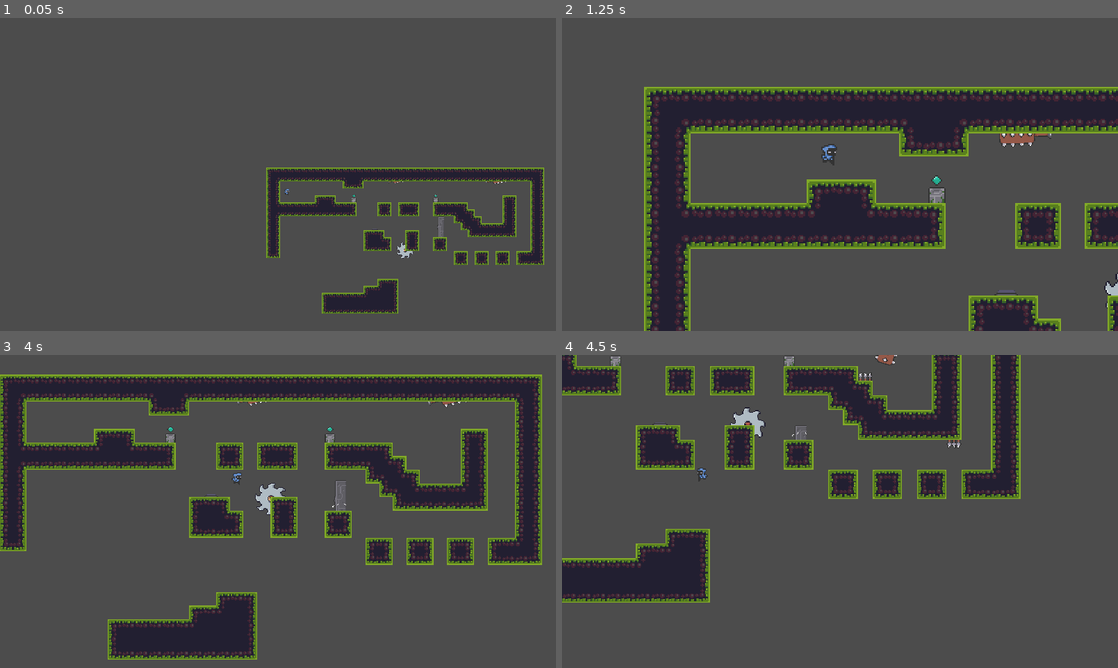
Above: before the commit, frames 1-4 (two rows, left to right).
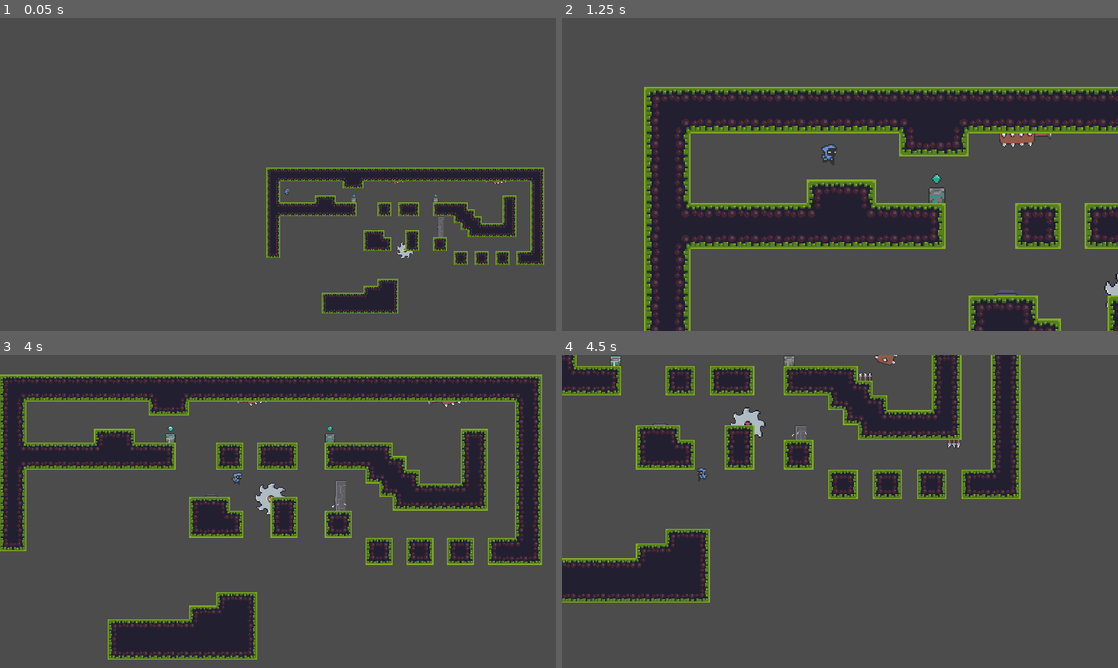
Above: after the commit, the same moments.

Repository: Mike149x/2DGameDraft
Game: Godot game, scene res://Scenes/MainScene.tscn
The game is run twice, just before and just after one commit, with the same random seed, the same clock (stepped at 60 frames per second) and the same inputs.
Inputs:
- Up to frame 1 (0.05 s): no input
- Up to frame 2 (1.25 s): hold D (right) from 0.53 s (still down); tap Z (zoom) at 0.6 s; tap Space (jump) at 0.77 s
- Up to frame 3 (4 s): tap Z (zoom) every 0.75 s from 1.35 to 3.6 s; tap Space (jump) at 1.52, 3.02, 3.77 s; release D (right) at 2.03 s; hold A (left) 2.03-2.78 s; hold D (right) from 2.78 s (still down)
- Up to frame 4 (4.5 s): release D (right) at 4.28 s; hold A (left) from 4.28 s (still down); tap Z (zoom) at 4.35 s

Frame 1 is identical in both runs. In frame 2, less than 0.1% of the frame differs, in the area x 66-69%, y 49-60%; in frame 3, less than 0.1%; in frame 4, less than 0.1%.

Commit message:
SavePoint code

Diff:
--- /dev/null
+++ b/2DGameDraft/Scenes/SavePoint.gd
@@ -0,0 +1,18 @@
+extends Area2D
+
+
+
+func _ready():
+	$AnimationPlayer.play("checkpoint")
+
+
+func _process(delta):
+	if GameStats.get_spawn() != self:
+		$AnimationPlayer.play("checkpoint")
+
+
+
+func _on_SavePoint_body_entered(body):
+	if body.is_in_group("Player"):
+		GameStats.set_spawn(self)
+		$AnimationPlayer.play("saved")
--- a/2DGameDraft/Scenes/SavePoint.tscn
+++ b/2DGameDraft/Scenes/SavePoint.tscn
@@ -1,7 +1,8 @@
-[gd_scene load_steps=7 format=2]
+[gd_scene load_steps=8 format=2]
 
 [ext_resource path="res://Sprites/save_point_anim_strip_9.png" type="Texture" id=1]
 [ext_resource path="res://Sprites/save_point_saving_anim_strip_3.png" type="Texture" id=2]
+[ext_resource path="res://Scenes/SavePoint.gd" type="Script" id=3]
 
 [sub_resource type="RectangleShape2D" id=1]
 extents = Vector2( 6, 7.5 )
@@ -124,6 +125,7 @@
 }
 
 [node name="SavePoint" type="Area2D"]
+script = ExtResource( 3 )
 
 [node name="CollisionShape2D" type="CollisionShape2D" parent="."]
 position = Vector2( 0, 2.5 )
@@ -137,3 +139,5 @@
 [node name="Sprite" type="Sprite" parent="."]
 texture = ExtResource( 1 )
 hframes = 9
+
+[connection signal="body_entered" from="." to="." method="_on_SavePoint_body_entered"]
--- /dev/null
+++ b/2DGameDraft/Scripts/game_stats.gd
@@ -0,0 +1,27 @@
+extends Node
+
+onready var game_start_time = OS.get_ticks_msec()
+var current_spawn = null
+
+
+func reset():
+	current_spawn = null
+	get_tree().reload_current_scene()
+	game_start_time = OS.get_ticks_msec()
+
+func check_reset():
+	if current_spawn == null:
+		reset()
+	else:
+		return false
+
+func set_spawn(spawn):
+	current_spawn = spawn
+
+func get_spawn():
+	return current_spawn
+
+
+
+func _ready():
+	pass
--- a/2DGameDraft/project.godot
+++ b/2DGameDraft/project.godot
@@ -13,6 +13,10 @@
 config/name="2dGameDraft"
 run/main_scene="res://Scenes/MainScene.tscn"
 config/icon="res://icon.png"
+
+[autoload]
+
+GameStats="*res://Scripts/game_stats.gd"
 
 [display]
 
